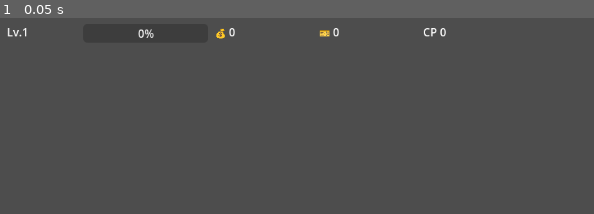
Above: before the commit, frame 1.
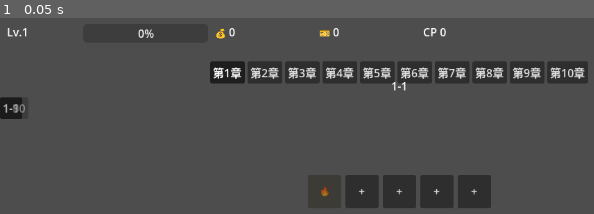
Above: after the commit, the same moment.

Repository: intyouss/adventure-game
Game: Godot game, scene res://scenes/main/main_scene.tscn
Two runs of this game, one before a commit and one after it. Both use one fixed random seed, a clock stepped at 60 frames per second and the inputs below. This scene is started directly instead of the project's main scene.
Inputs:
- Up to frame 1 (0.05 s): no input

The runs differ from the first frame. In frame 1, 10% of the frame differs, in the area x 0-99%, y 21-97%.
Error before the commit: Invalid access to property or key 'login_success' on a base object of type 'Node (event_bus.gd)'. (res://scenes/main/main_ui.gd:23)
Error after the commit: Invalid access to property or key 'skill_updated' on a base object of type 'Node (event_bus.gd)'. (res://scenes/main/battle_area.gd:20)

Commit message:
feat: battle area with stage selection and 5 skill slots

Diff:
--- /dev/null
+++ b/client/scenes/main/battle_area.gd
@@ -0,0 +1,99 @@
+extends Control
+
+@onready var chapter_tabs = $ChapterTabs
+@onready var stage_name_label = $StageName
+@onready var battle_scene = $BattleScene
+@onready var skill_slot_0 = $SkillSlots/Slot0
+@onready var skill_slot_1 = $SkillSlots/Slot1
+@onready var skill_slot_2 = $SkillSlots/Slot2
+@onready var skill_slot_3 = $SkillSlots/Slot3
+@onready var skill_slot_4 = $SkillSlots/Slot4
+
+var _slots: Array = []
+var _current_chapter: int = 1
+var _current_stage: String = ""
+
+func _ready():
+	_slots = [skill_slot_0, skill_slot_1, skill_slot_2, skill_slot_3, skill_slot_4]
+	_setup_innate_slot()
+	_setup_chapter_tabs()
+	EventBus.skill_updated.connect(_refresh_skill_slots)
+	_refresh_skill_slots()
+
+func _setup_innate_slot():
+	skill_slot_0.disabled = true
+	skill_slot_0.modulate = Color(1.0, 0.75, 0.0)
+	skill_slot_0.text = "🔥"
+
+func _setup_chapter_tabs():
+	var chapters = 10
+	for ch in range(1, chapters + 1):
+		var btn = Button.new()
+		btn.text = "第%d章" % ch
+		btn.toggle_mode = true
+		var chapter = ch
+		btn.pressed.connect(func(): _switch_chapter(chapter))
+		chapter_tabs.add_child(btn)
+		if ch == 1:
+			btn.button_pressed = true
+	_switch_chapter(1)
+
+func _switch_chapter(chapter: int):
+	_current_chapter = chapter
+	_load_stages()
+
+func _load_stages():
+	for child in battle_scene.get_children():
+		child.queue_free()
+
+	var res = await NetworkManager.request("GET", "/api/stage/config?chapter=%d" % _current_chapter)
+	var stages = []
+	if res.code == 0:
+		stages = res.data.get("stages", res.data.get("configs", []))
+	else:
+		for i in range(1, 11):
+			stages.append({"stage_id": "%d-%d" % [_current_chapter, i], "level": i})
+
+	for cfg in stages:
+		var stage_id = cfg.get("stage_id", "")
+		var level = cfg.get("level", 1)
+		var unlocked = _is_unlocked(level)
+		var btn = Button.new()
+		btn.text = stage_id
+		btn.disabled = not unlocked
+		var sid = stage_id
+		btn.pressed.connect(func(): _start_battle(sid))
+		battle_scene.add_child(btn)
+
+func _is_unlocked(level: int) -> bool:
+	if _current_chapter < PlayerState.stage_chapter:
+		return true
+	if _current_chapter == PlayerState.stage_chapter:
+		return level <= PlayerState.stage_level
+	return false
+
+func _start_battle(stage_id: String):
+	_current_stage = stage_id
+	stage_name_label.text = stage_id
+	EventBus.battle_started.emit(stage_id)
+	var bc = load("res://scenes/battle/battle_controller.gd").new()
+	get_tree().root.add_child(bc)
+	bc.start_stage(stage_id)
+
+func _refresh_skill_slots():
+	var equipped = PlayerState.skill_equipped
+	for i in range(1, 5):
+		var slot = _slots[i]
+		if i - 1 < equipped.size() and equipped[i - 1] != null and equipped[i - 1] != "":
+			var name = _find_skill_name(str(equipped[i - 1]))
+			slot.text = name if name != "" else "?"
+			slot.modulate = Color.WHITE
+		else:
+			slot.text = "+"
+			slot.modulate = Color(0.3, 0.3, 0.3)
+
+func _find_skill_name(skill_id: String) -> String:
+	for skill in PlayerState.skill_inventory:
+		if skill.get("skill_id", skill.get("id", "")) == skill_id:
+			return skill.get("name", "")
+	return ""
--- a/client/scenes/main/main_scene.tscn
+++ b/client/scenes/main/main_scene.tscn
@@ -1,8 +1,10 @@
-[gd_scene load_steps=3 format=3 uid=""]
+[gd_scene load_steps=4 format=3 uid=""]
 
 [ext_resource type="Script" path="res://scenes/main/main_ui.gd" id="1_main_ui"]
 
 [ext_resource type="Script" path="res://scenes/main/bottom_button_row.gd" id="2_bottom_button_row"]
+
+[ext_resource type="Script" path="res://scenes/main/battle_area.gd" id="3_battle_area"]
 
 [node name="Main" type="Control"]
 layout_mode = 3
@@ -57,11 +59,64 @@
 
 [node name="BattleArea" type="Control" parent="."]
 layout_mode = 1
-anchor_left = 0.0
-anchor_top = 0.0
-anchor_right = 1.0
 offset_top = 60.0
 offset_bottom = 280.0
+offset_right = 1152.0
+script = ExtResource("3_battle_area")
+
+[node name="ChapterTabs" type="HBoxContainer" parent="BattleArea"]
+layout_mode = 1
+offset_top = 4.0
+offset_right = 1152.0
+offset_bottom = 24.0
+alignment = 1
+
+[node name="StageName" type="Label" parent="BattleArea"]
+layout_mode = 1
+offset_top = 28.0
+offset_right = 1152.0
+offset_bottom = 52.0
+horizontal_alignment = 1
+text = "1-1"
+
+[node name="BattleScene" type="Control" parent="BattleArea"]
+layout_mode = 1
+offset_top = 56.0
+offset_right = 1152.0
+offset_bottom = 164.0
+
+[node name="SkillSlots" type="HBoxContainer" parent="BattleArea"]
+layout_mode = 1
+offset_top = 168.0
+offset_right = 1152.0
+offset_bottom = 216.0
+alignment = 1
+theme_override_constants/separation = 6
+
+[node name="Slot0" type="Button" parent="BattleArea/SkillSlots"]
+layout_mode = 2
+custom_minimum_size = Vector2(48, 48)
+text = "🔥"
+
+[node name="Slot1" type="Button" parent="BattleArea/SkillSlots"]
+layout_mode = 2
+custom_minimum_size = Vector2(48, 48)
+text = "+"
+
+[node name="Slot2" type="Button" parent="BattleArea/SkillSlots"]
+layout_mode = 2
+custom_minimum_size = Vector2(48, 48)
+text = "+"
+
+[node name="Slot3" type="Button" parent="BattleArea/SkillSlots"]
+layout_mode = 2
+custom_minimum_size = Vector2(48, 48)
+text = "+"
+
+[node name="Slot4" type="Button" parent="BattleArea/SkillSlots"]
+layout_mode = 2
+custom_minimum_size = Vector2(48, 48)
+text = "+"
 
 [node name="EquipmentArea" type="Control" parent="."]
 layout_mode = 1
